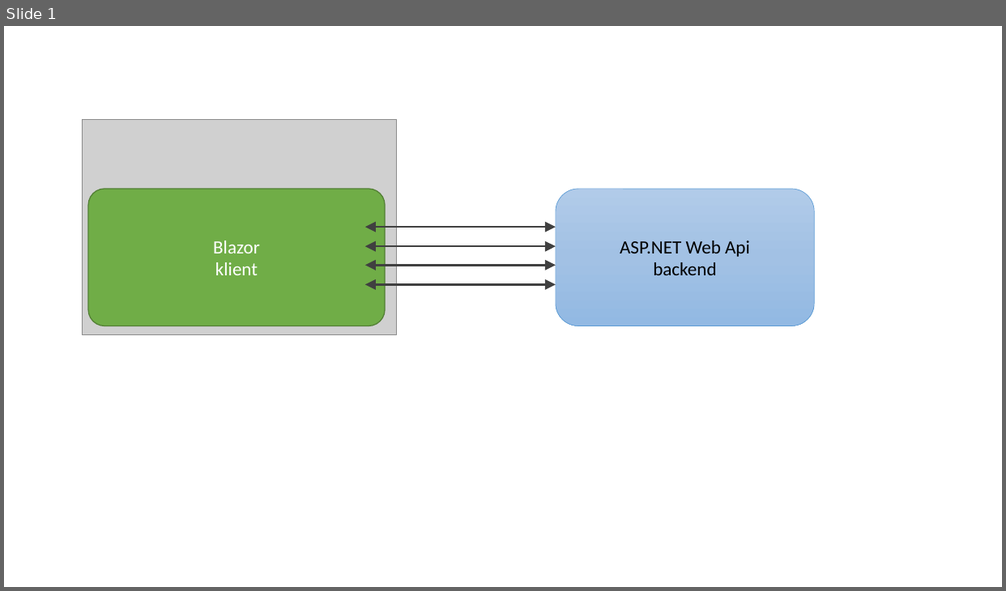
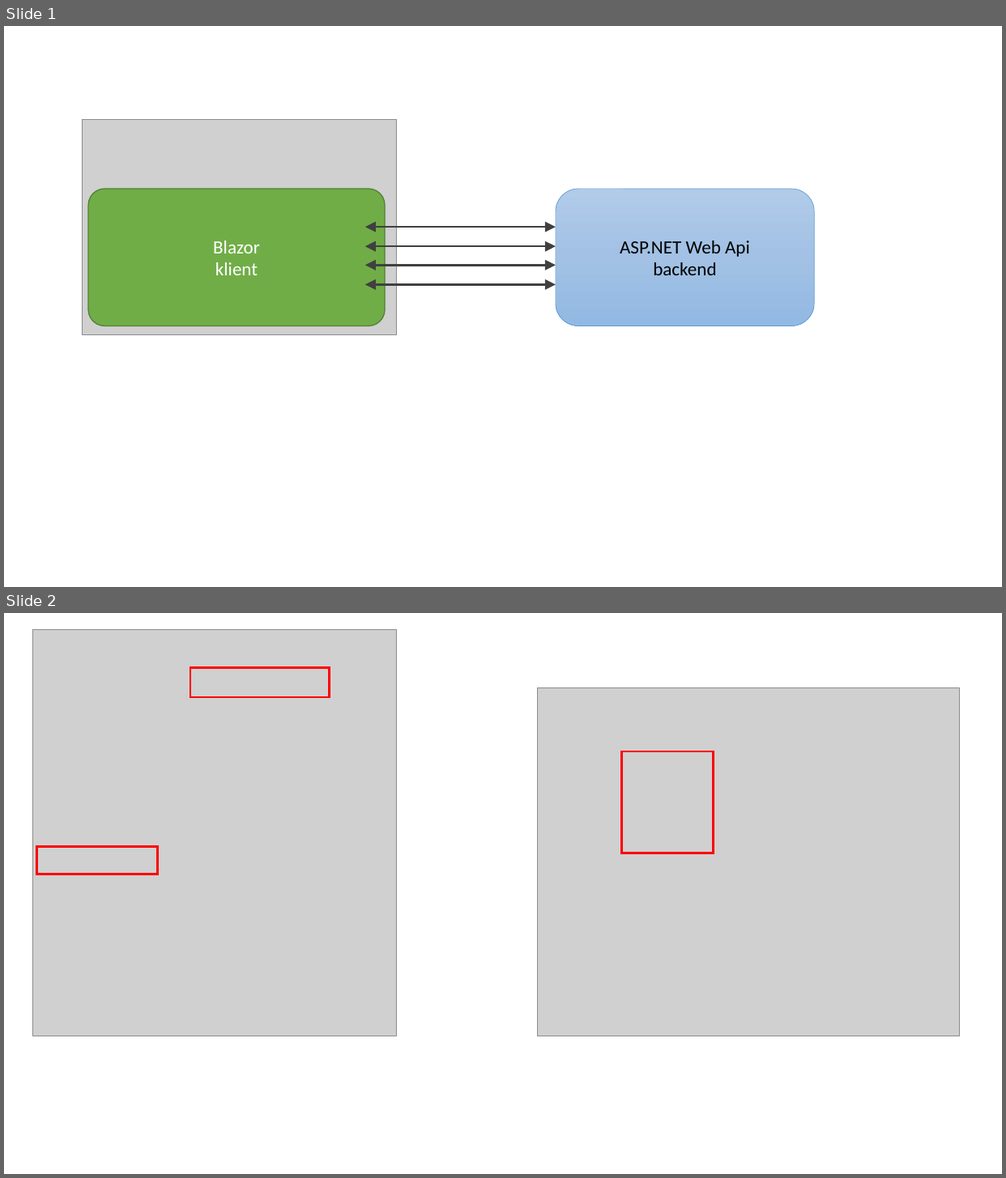
Before and after one commit to HeadlightAB/blog-cdn, a slide deck: blazor/blazor.pptx. Shown one above the other, each under a label of ours: slide 1 before the commit, slides 1 and 2 after it. The pictures are 1006x591 and 1006x1178 pixels, drawn with LibreOffice and Linux fonts; fonts in the diff are those of the drawing; grey boxes stand for pictures. Boxes give left, top, right and bottom in pixels: in the first picture for what was removed or moved away, otherwise in the second. Text is boxed around its words. In the diff, an @@ line names an element or a change of style, - is before the commit and + after.

```diff
--- a/blazor/blazor.pptx
+++ b/blazor/blazor.pptx
@@ slide 2 added at <box>4,613,1002,1174</box>, background #FFFFFF @@
@@ picture added at <box>33,629,397,1036</box> @@
@@ rectangle added at <box>190,667,329,697</box>, outline #FF0000 2 pt @@
@@ picture added at <box>537,688,959,1036</box> @@
@@ rectangle added at <box>621,752,714,854</box>, outline #FF0000 2 pt @@
@@ rectangle added at <box>37,846,157,874</box>, outline #FF0000 2 pt @@
```
Also in this commit, not shown: 1 other slide added, 1 slide removed, 1 other file.
